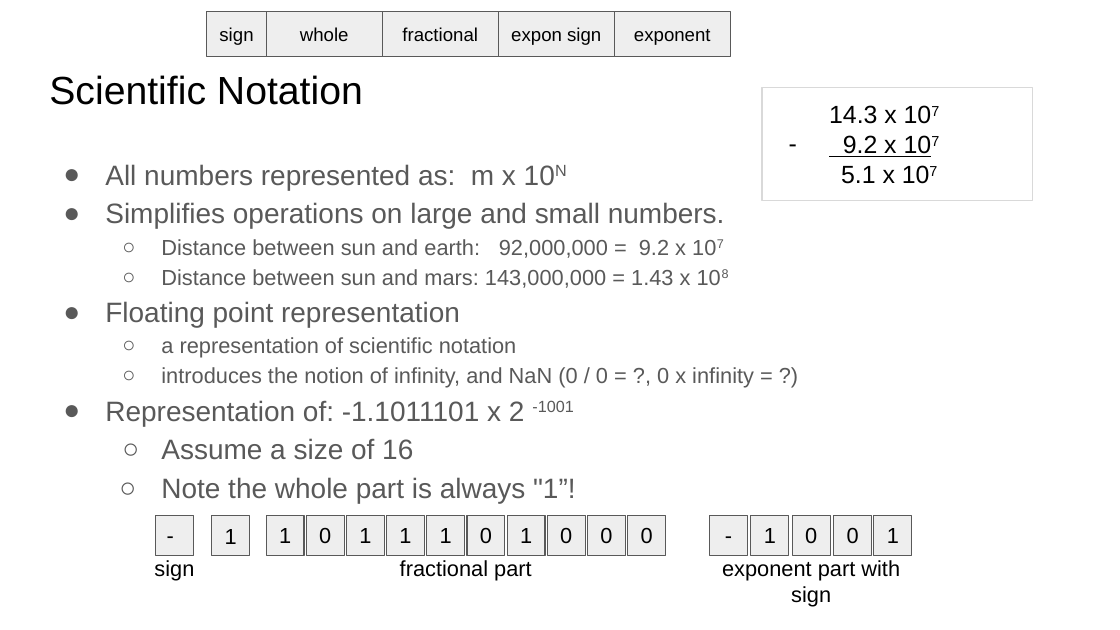
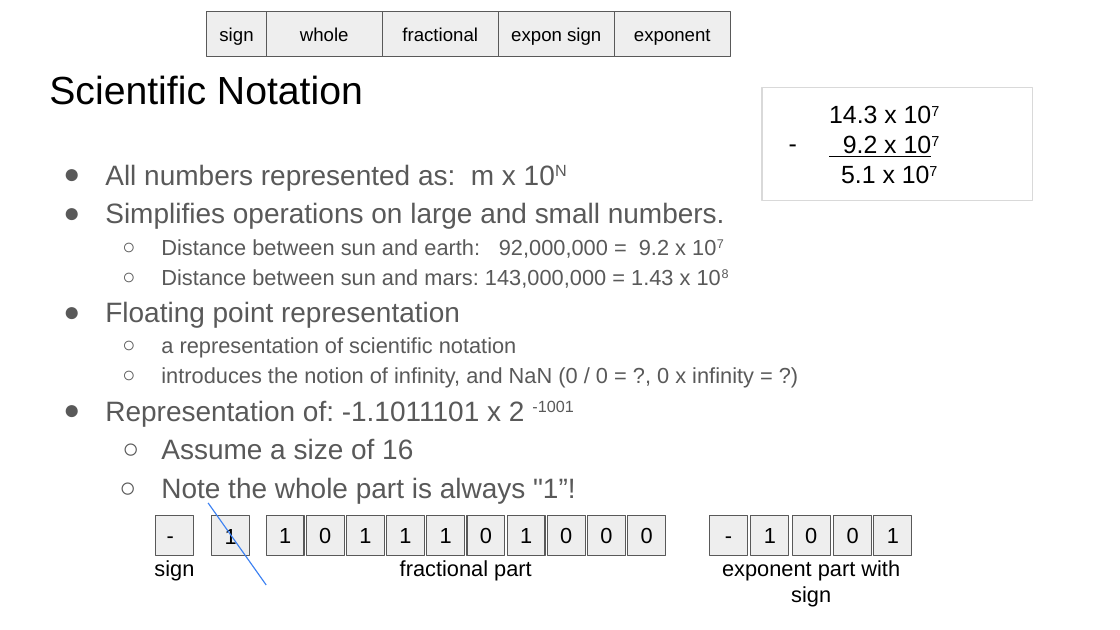
Before and after one commit to COMP122/comp122-s23, a slide deck: slide 11 of format-encodings/documents/ARCHIVE/introduction-to-numbering-systems.pptx. Drawn at 1120x630 pixels with LibreOffice and Linux fonts; fonts in the diff are those of the drawing. Boxes give left, top, right and bottom in pixels: in the first picture for what was removed or moved away, otherwise in the second. Text is boxed around its words. In the diff, an @@ line names an element or a change of style, - is before the commit and + after.

```diff
--- a/format-encodings/documents/ARCHIVE/introduction-to-numbering-systems.pptx
+++ b/format-encodings/documents/ARCHIVE/introduction-to-numbering-systems.pptx
@@ line added from (208, 503) to (267, 585), #3C81F3 0.75 pt @@
```
Also in this commit, not shown: 4 other slides changed, 2 other files.
